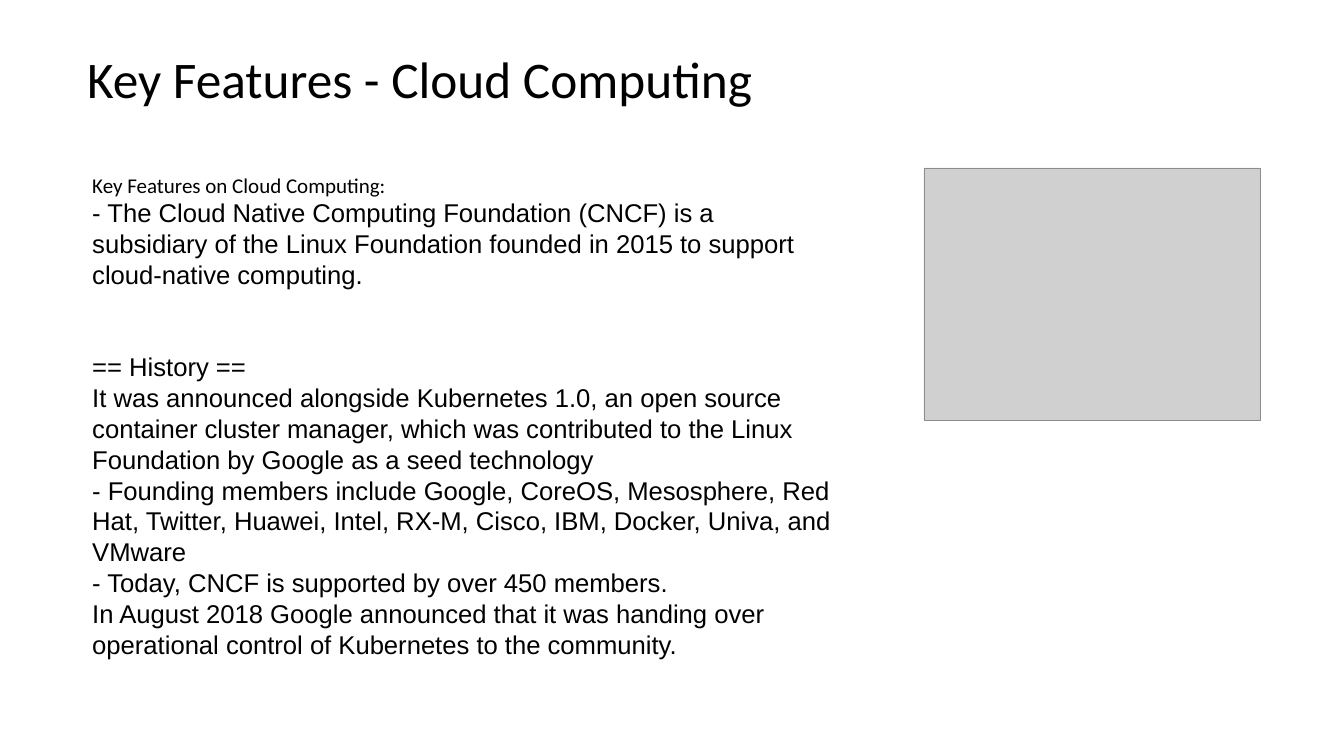
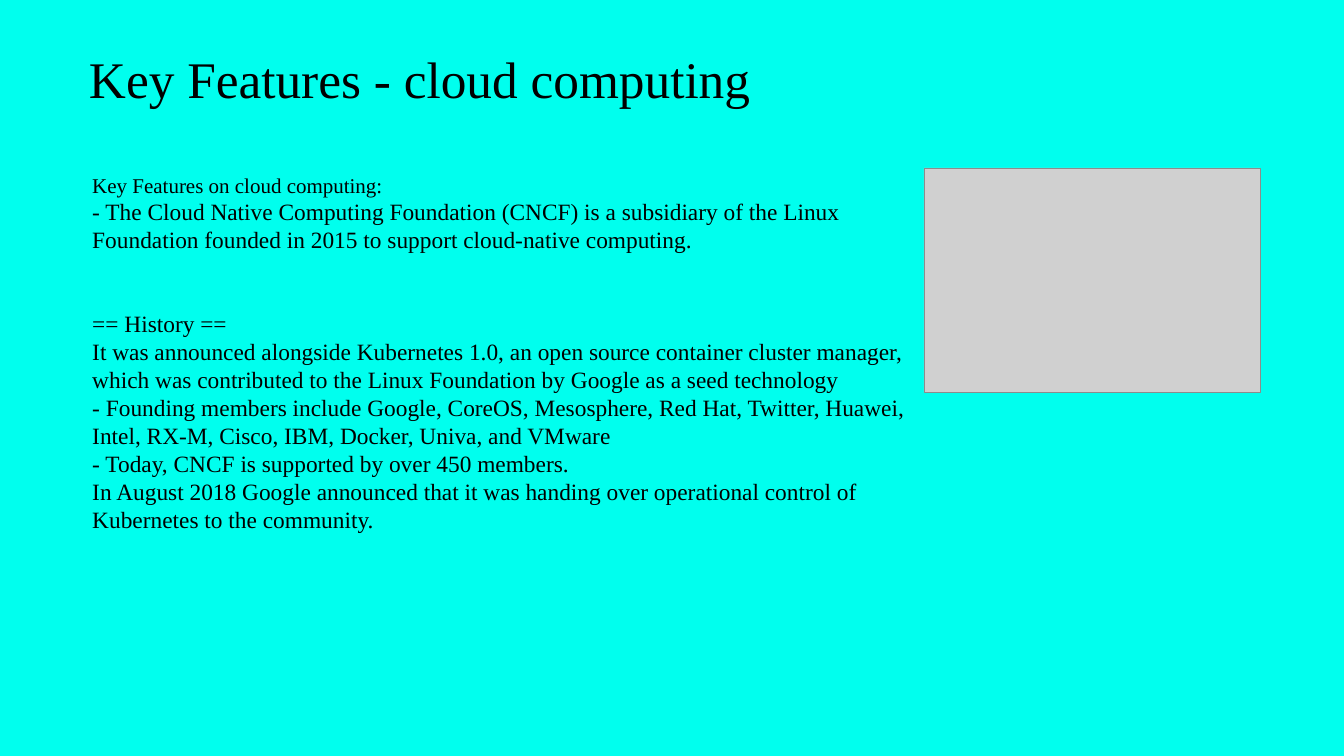
Before and after one commit to Nikhil181511/AI-Smart-Presentation-generator, a slide deck: slide 3 of generated_ppts/Cloud_Computing.pptx. Drawn at 1344x756 pixels with LibreOffice and Linux fonts; fonts in the diff are those of the drawing; grey boxes stand for pictures. Boxes give left, top, right and bottom in pixels: in the first picture for what was removed or moved away, otherwise in the second. Text is boxed around its words. In the diff, an @@ line names an element or a change of style, - is before the commit and + after.

```diff
--- a/generated_ppts/Cloud_Computing.pptx
+++ b/generated_ppts/Cloud_Computing.pptx
@@ background #FFFFFF to #00FFEE @@
@@ title at box(89, 62, 750, 109): text changed; font Calibri to Times New Roman @@
-Key Features - Cloud Computing
+Key Features - cloud computing
@@ text at box(92, 178, 383, 197): text changed; font Calibri to Times New Roman @@
-Key Features on Cloud Computing:
+Key Features on cloud computing:
@@ picture: place and size @@
-picture at box(924, 168, 1260, 420)
+picture at box(924, 168, 1260, 392)
@@ text at box(92, 203, 903, 505): size 22 to 20 pt, font Arial to Times New Roman @@
```
Also in this commit, not shown: 5 other slides changed, 1 slide added, 1 slide removed, 11 other files.
